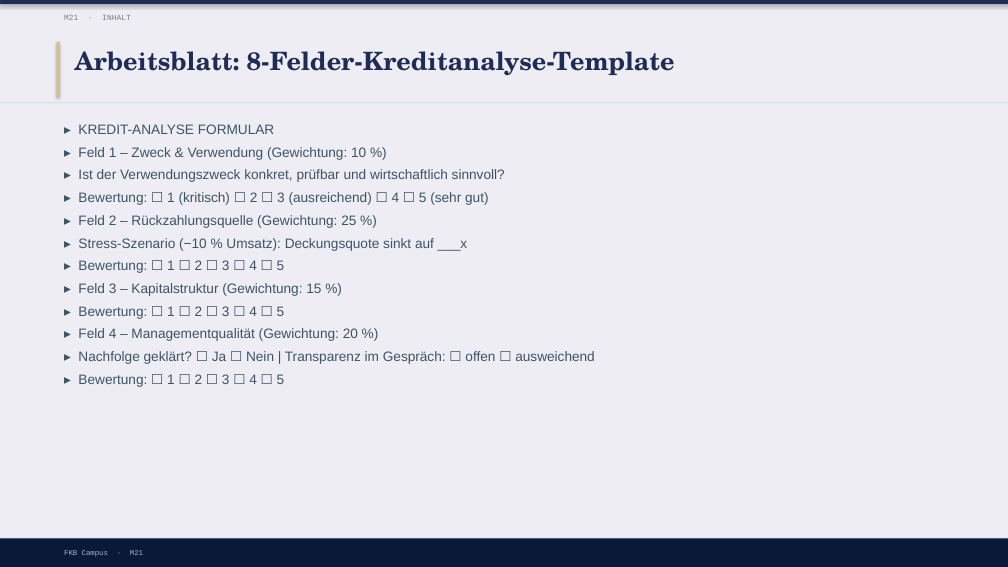
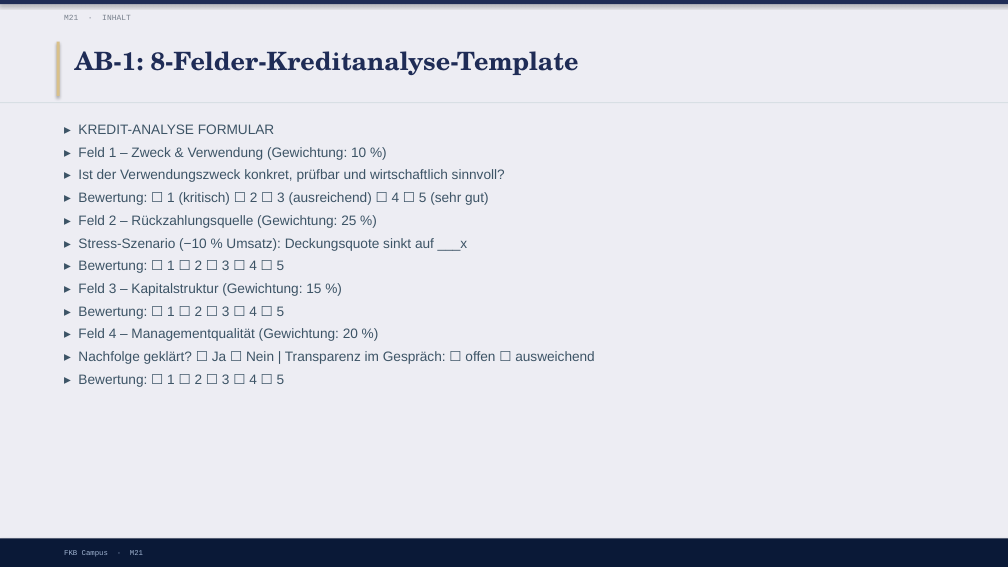
Before and after one commit to ck5rqc47pr-byte/firmenkundenakademie-online, a slide deck: slide 19 of protected-downloads/praesentation/M21.pptx. Drawn at 1008x567 pixels with LibreOffice and Linux fonts; fonts in the diff are those of the drawing. Boxes give left, top, right and bottom in pixels: in the first picture for what was removed or moved away, otherwise in the second. Text is boxed around its words. In the diff, an @@ line names an element or a change of style, - is before the commit and + after.

```diff
--- a/protected-downloads/praesentation/M21.pptx
+++ b/protected-downloads/praesentation/M21.pptx
@@ text at <box>75,51,579,75</box>: text changed @@
-Arbeitsblatt: 8-Felder-Kreditanalyse-Template
+AB-1: 8-Felder-Kreditanalyse-Template
```
Also in this commit, not shown: 1 other slide changed, 17 other files.
